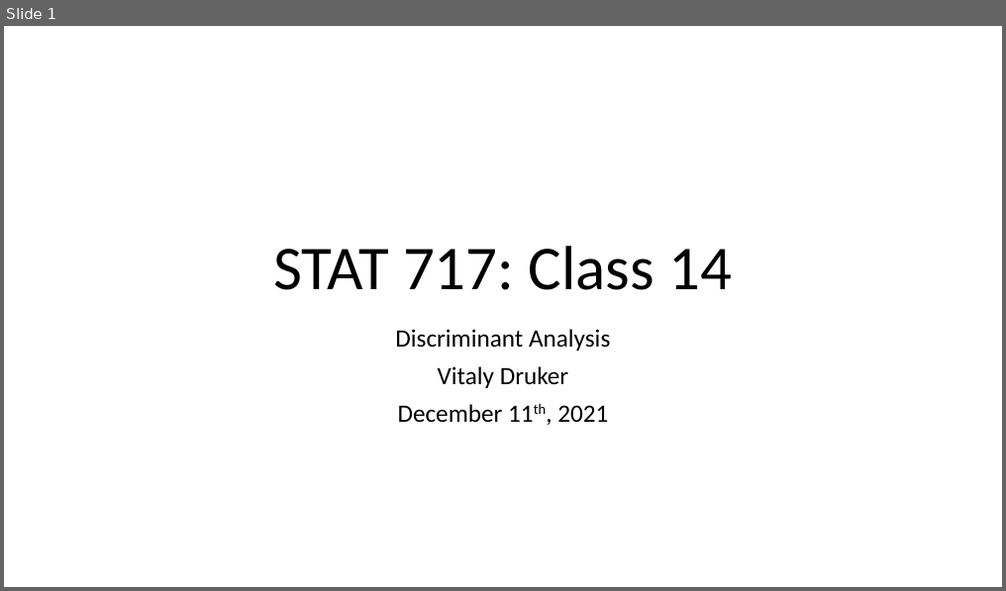
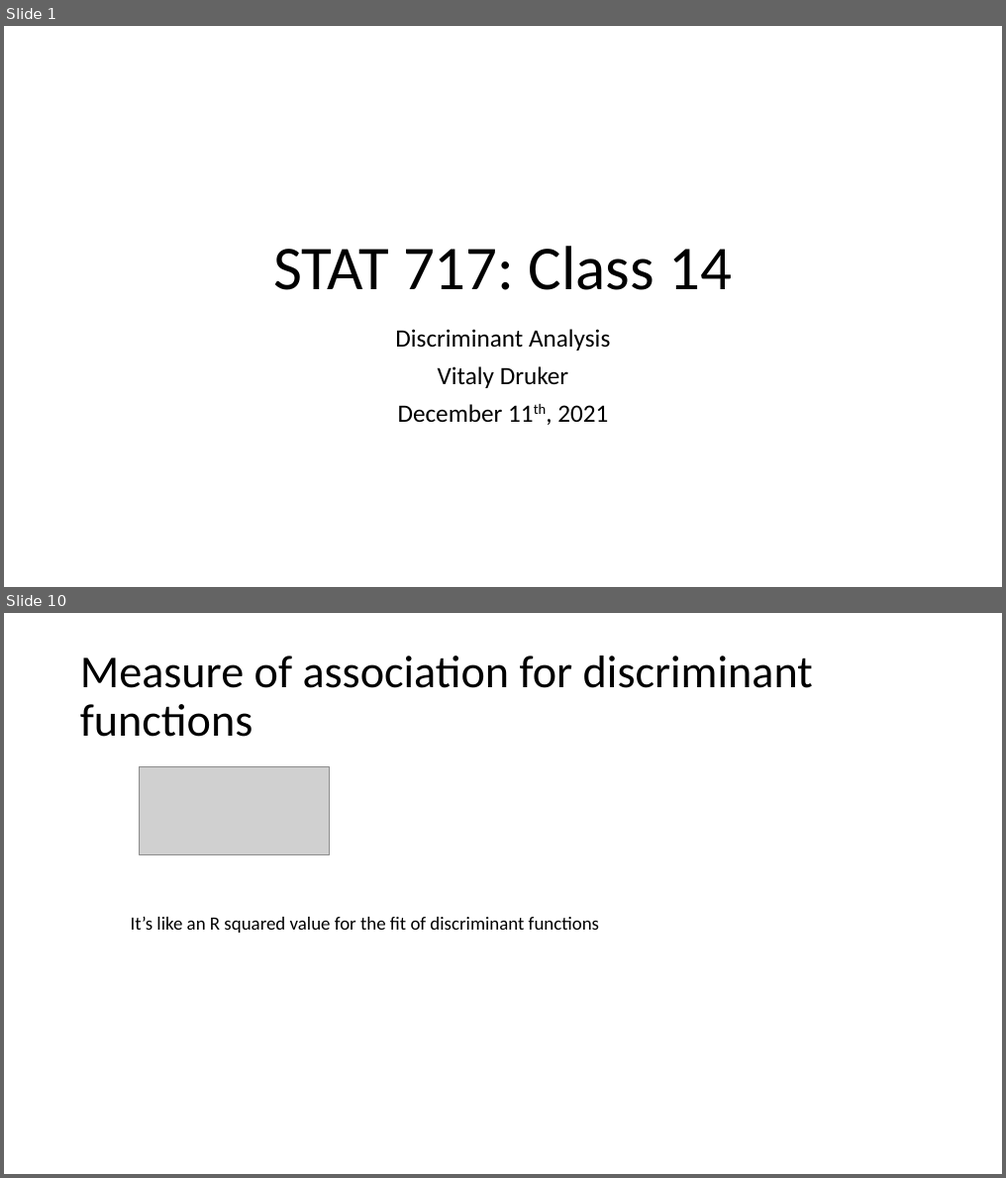
Before and after one commit to hunter-stats/stat717-class-materials, a slide deck: Class 14 Discriminant Analysis.pptx. Shown one above the other, each under a label of ours: slide 1 before the commit, slides 1 and 10 after it; the slides between them are not shown. The pictures are 1006x591 and 1006x1178 pixels, drawn with LibreOffice and Linux fonts; fonts in the diff are those of the drawing; grey boxes stand for pictures. Boxes give left, top, right and bottom in pixels: in the first picture for what was removed or moved away, otherwise in the second. Text is boxed around its words. In the diff, an @@ line names an element or a change of style, - is before the commit and + after.

Commit message:
finished discrim

```diff
--- a/Class 14 Discriminant Analysis.pptx
+++ b/Class 14 Discriminant Analysis.pptx
@@ slide 10 added at (4,613,1002,1174), background #FFFFFF @@
@@ title added at (80,656,813,737), 44 pt, text #000000 @@
+Measure of association for discriminant functions
@@ picture added at (140,767,330,856) @@
@@ text added at (131,917,599,933), 18 pt, text #000000 @@
+It’s like an R squared value for the fit of discriminant functions
```
Also in this commit, not shown: 9 other slides added, 21 slides removed, 3 other files.
